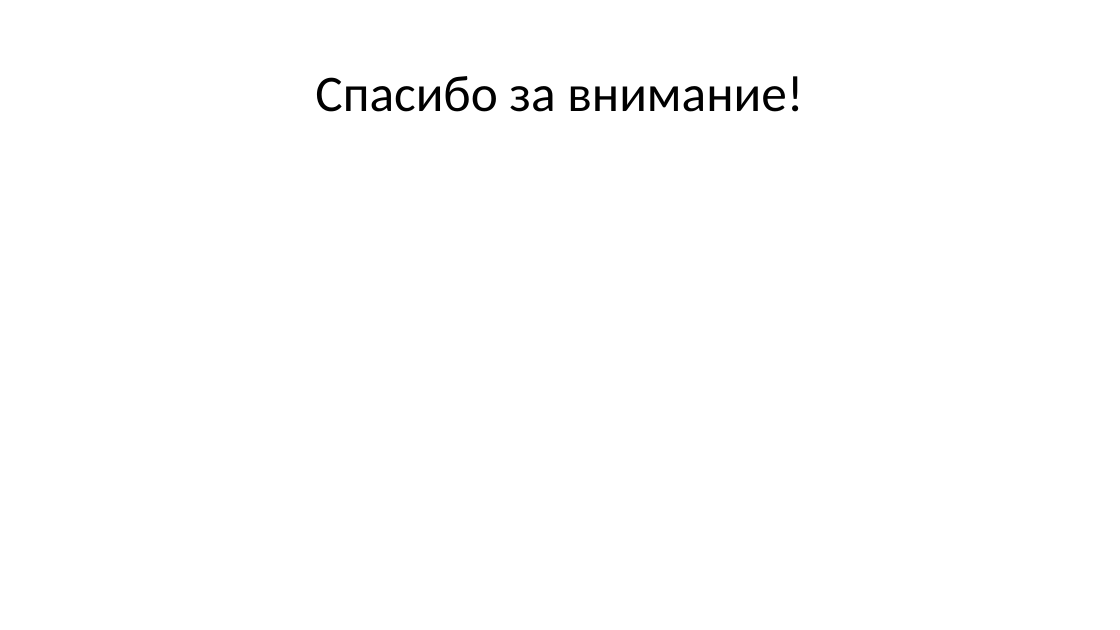
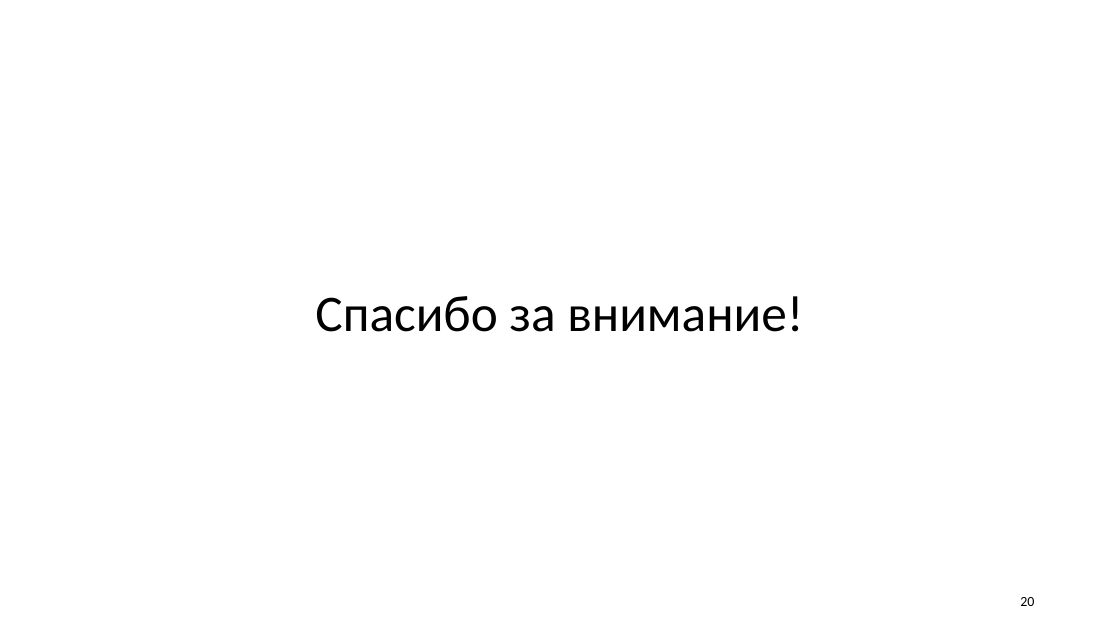
Before and after one commit to DimaOshchepkov/MetricMethodClassification, a slide deck: slide 20 of Презентация по курсовой работе.pptx (slide 16 before the commit). Drawn at 1120x630 pixels with LibreOffice and Linux fonts; fonts in the diff are those of the drawing. Boxes give left, top, right and bottom in pixels: in the first picture for what was removed or moved away, otherwise in the second. Text is boxed around its words. In the diff, an @@ line names an element or a change of style, - is before the commit and + after.

```diff
--- a/Презентация по курсовой работе.pptx
+++ b/Презентация по курсовой работе.pptx
@@ title "Спасибо за внимание!" moved from (x1=315, y1=76, x2=803, y2=112) to (x1=315, y1=296, x2=803, y2=332) @@
@@ page number added at (x1=1020, y1=597, x2=1034, y2=606), 12 pt, text #000000 @@
+20
```
Also in this commit, not shown: 13 other slides changed, 6 slides added, 2 slides removed, 4 other files.
